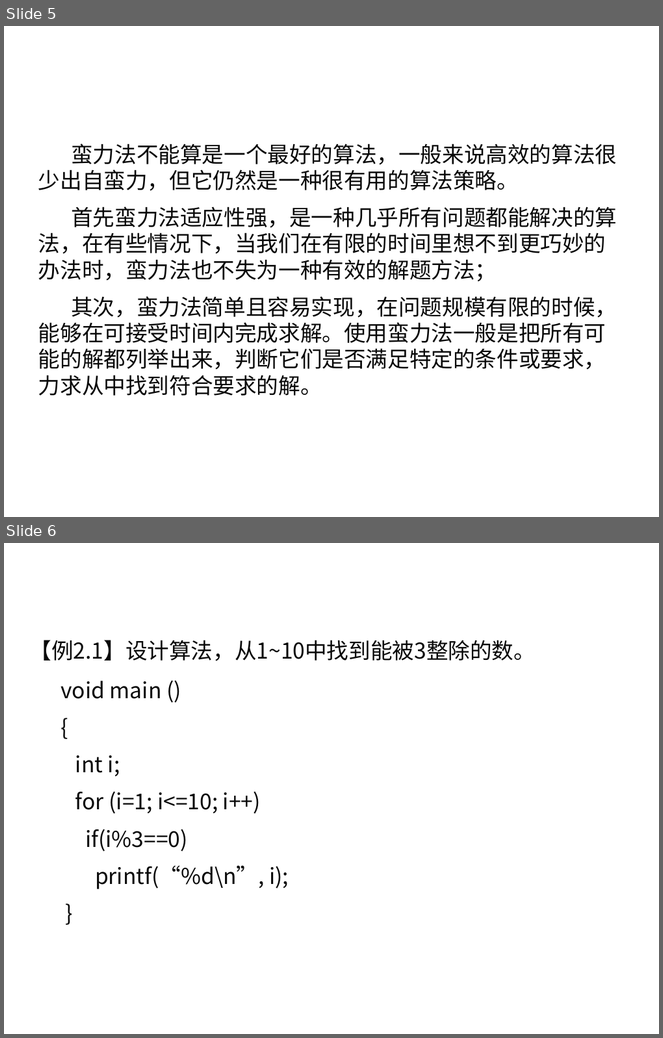
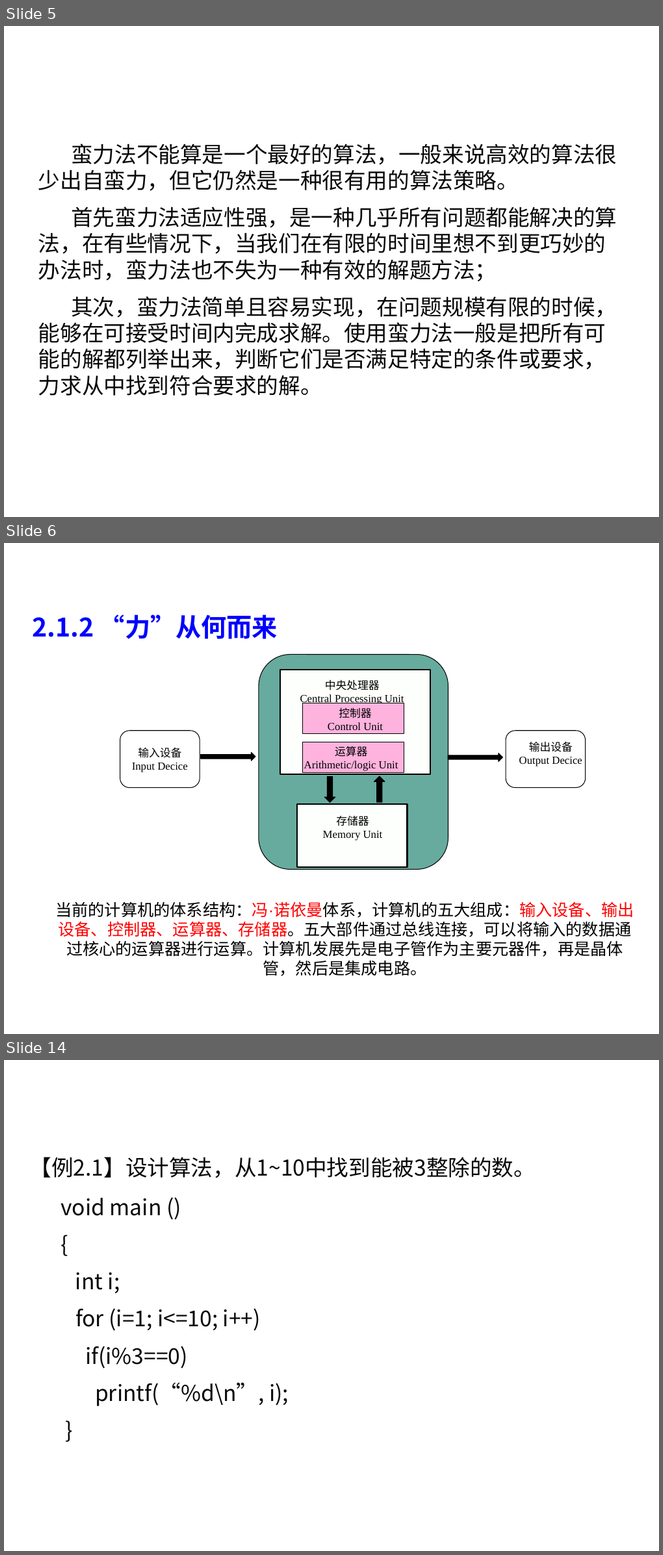
Before and after one commit to liutongling/DP, a slide deck: file/第2章 蛮力法.pptx. Shown one above the other, each under a label of ours: slides 5 and 6 before the commit, slides 5, 6 and 14 after it; the slides between them are not shown. The pictures are 663x1038 and 663x1555 pixels, drawn with LibreOffice and Linux fonts; fonts in the diff are those of the drawing; background and template pictures are left out. Boxes give left, top, right and bottom in pixels: in the first picture for what was removed or moved away, otherwise in the second. Text is boxed around its words. In the diff, an @@ line names an element or a change of style, - is before the commit and + after.

```diff
--- a/file/第2章 蛮力法.pptx
+++ b/file/第2章 蛮力法.pptx
@@ slide 6 added at (4, 543, 659, 1034), background #FFFFFF @@
@@ text added at (32, 615, 278, 639), 28 pt, text #0000FF, bold @@
+2.1.2 “力”从何而来
@@ group added at (120, 654, 586, 869): 6 texts, 4 rectangles, 4 right arrows, 3 rounded rectangles @@
+输出设备
+Output Decice
+中央处理器
+Central Processing Unit
+控制器
+Control Unit
+运算器
+Arithmetic/logic Unit
+存储器
+Memory Unit
+输入设备
+Input Decice
@@ text added at (55, 902, 634, 977), 18 pt, text #000000 @@
+当前的计算机的体系结构：冯·诺依曼体系，计算机的五大组成：输入设备、输出设备、控制器、运算器、存储器。五大部件通过总线连接，可以将输入的数据通过核心的运算器进行运算。计算机发展先是电子管作为主要元器件，再是晶体管，然后是集成电路。
@@ what was slide 6 is now slide 14 @@
```
Also in this commit, not shown: 7 other slides added.
